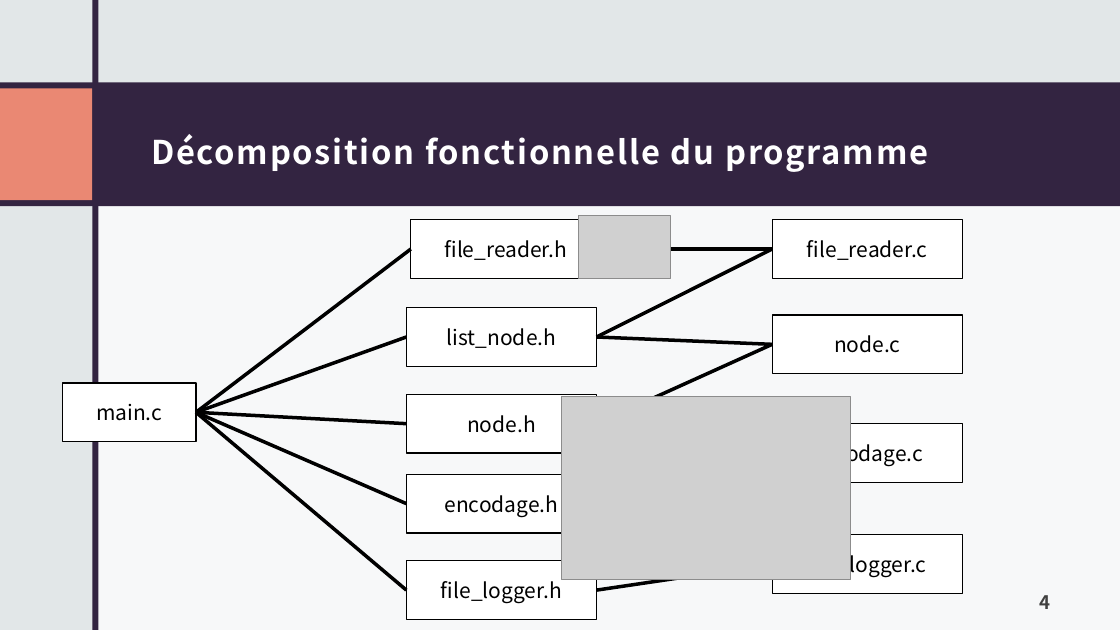
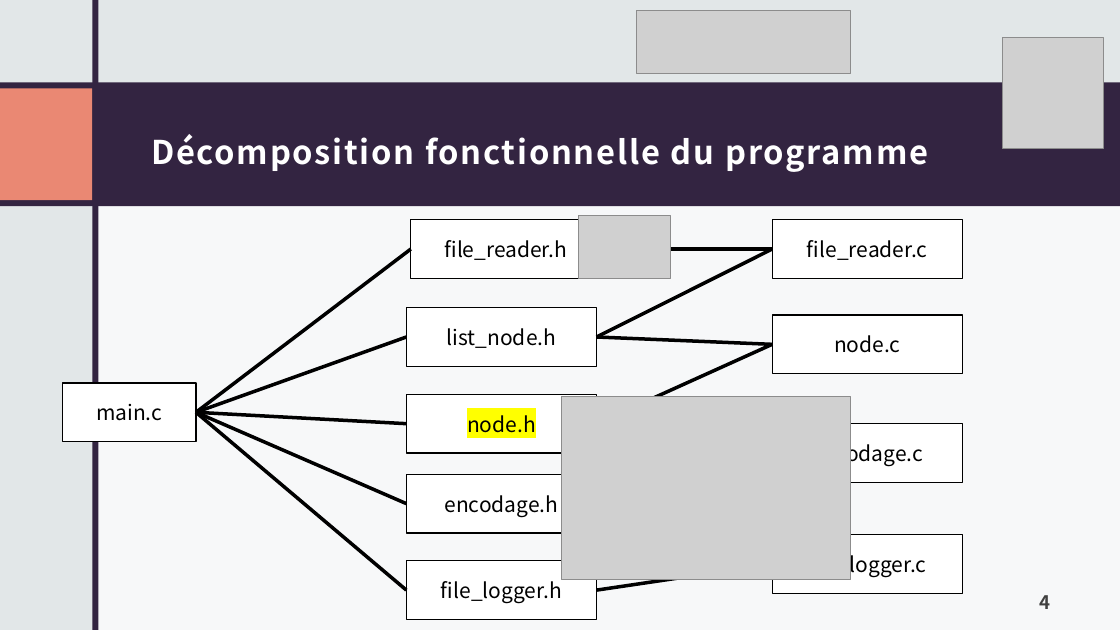
Before and after one commit to Mathieu-Lin/Huffman-Decodage, a slide deck: slide 4 of PresentationHuffmanDecodage.pptx. Drawn at 1120x630 pixels with LibreOffice and Linux fonts; fonts in the diff are those of the drawing; grey boxes stand for pictures. Boxes give left, top, right and bottom in pixels: in the first picture for what was removed or moved away, otherwise in the second. Text is boxed around its words. In the diff, an @@ line names an element or a change of style, - is before the commit and + after.

```diff
--- a/PresentationHuffmanDecodage.pptx
+++ b/PresentationHuffmanDecodage.pptx
@@ picture added at <box>637,10,851,73</box> @@
@@ picture added at <box>1003,38,1103,149</box> @@
@@ rectangle "node.h" at <box>407,394,597,453</box>: highlight none to #FFFF00 @@
```
Also in this commit, not shown: 4 other slides changed, 17 slides added, 14 other files.
